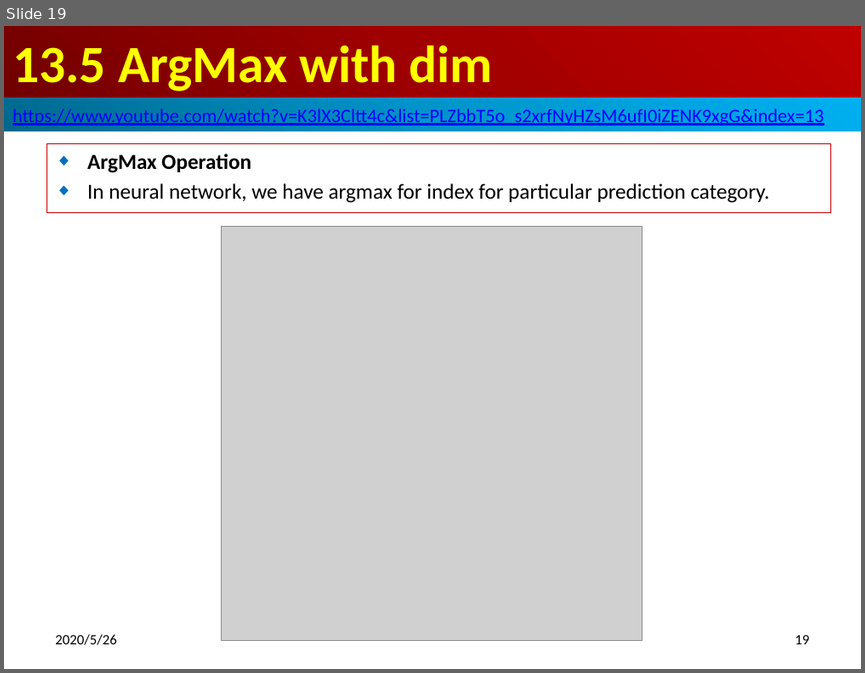
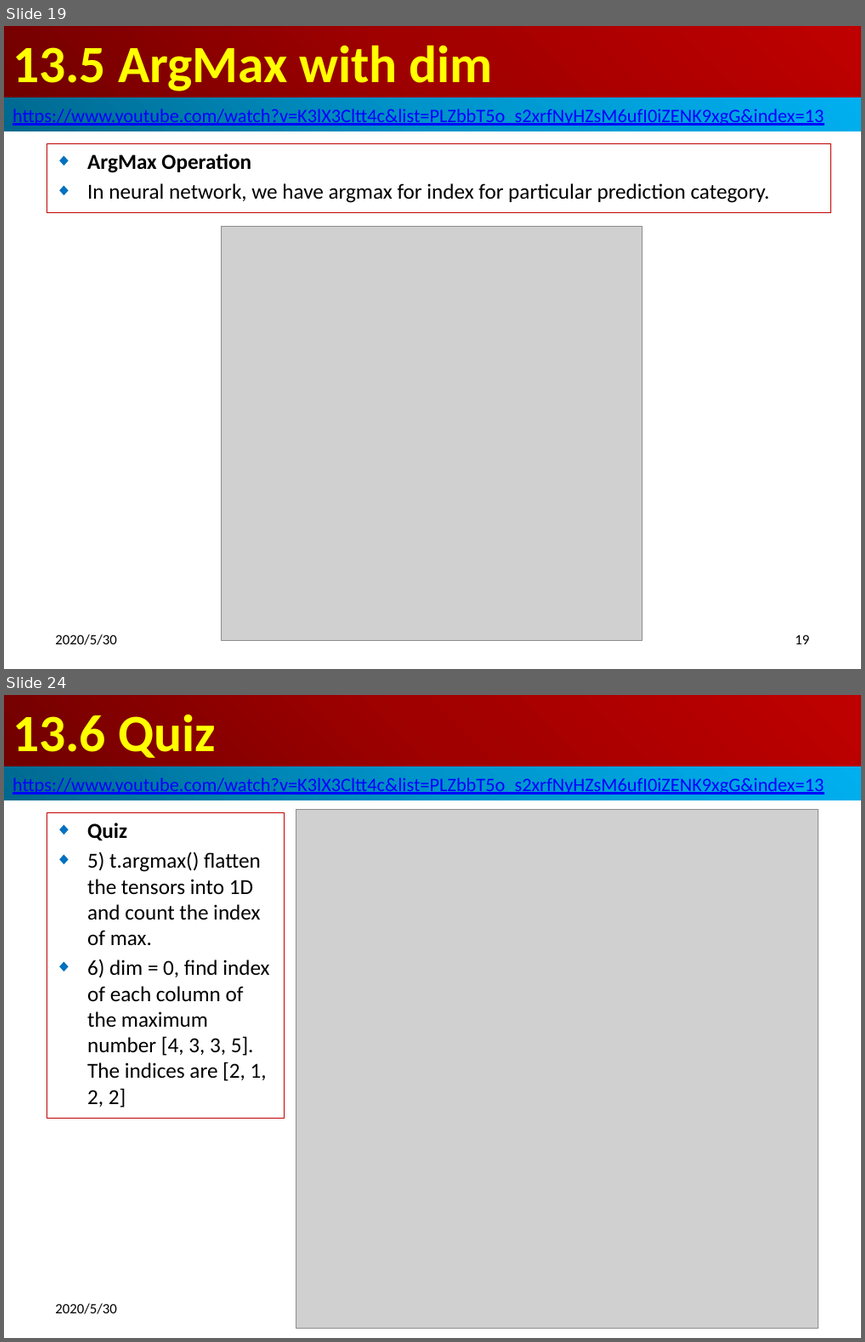
Before and after one commit to peterhchen/900_PyTorch, a slide deck: 13_ArgMaxReduction.pptx. Shown one above the other, each under a label of ours: slide 19 before the commit, slides 19 and 24 after it; the slides between them are not shown. The pictures are 865x673 and 865x1342 pixels, drawn with LibreOffice and Linux fonts; fonts in the diff are those of the drawing; grey boxes stand for pictures. Boxes give left, top, right and bottom in pixels: in the first picture for what was removed or moved away, otherwise in the second. Text is boxed around its words. In the diff, an @@ line names an element or a change of style, - is before the commit and + after.

Commit message:
Quiz

```diff
--- a/13_ArgMaxReduction.pptx
+++ b/13_ArgMaxReduction.pptx
@@ slide 24 added at bbox=[4, 695, 861, 1338], background #FFFFFF @@
@@ title added at bbox=[4, 695, 861, 767], fill gradient #720000 to #A20000 to #C00000, 44 pt, text #FFFF00, bold @@
+13.6 Quiz
@@ rectangle added at bbox=[4, 767, 861, 800], fill gradient #00688E to #0094CA to #00B0F0, 16 pt, text #0000FF, underline @@
+https://www.youtube.com/watch?v=K3lX3Cltt4c&list=PLZbbT5o_s2xrfNyHZsM6ufI0iZENK9xgG&index=13
@@ subtitle added at bbox=[46, 812, 284, 1117], outline #C00000 0.75 pt, 18 pt, text #000000 @@
+◆ Quiz
+◆ 5) t.argmax() flatten the tensors into 1D and count the index of max.
+◆ 6) dim = 0, find index of each column of the maximum number [4, 3, 3, 5]. The indices are [2, 1, 2, 2]
@@ picture added at bbox=[296, 810, 818, 1328] @@
@@ text added at bbox=[55, 1303, 116, 1314], 12 pt, text #000000 @@
+2020/5/30
@@ slide 19 changed as well @@
@@ text at bbox=[55, 634, 116, 645]: text changed @@
-2020/5/26
+2020/5/30
```
Also in this commit, not shown: 19 other slides changed, 4 other slides added, 9 other files.
